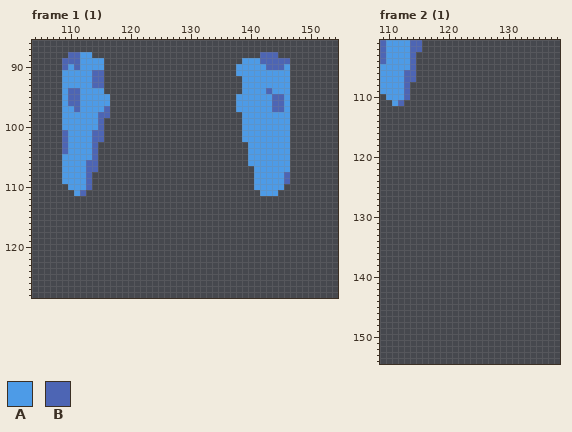
A pixel-art file gets an edit: resources/kid/unpacked/asesprite/body_arms/shirt_blue.aseprite. Above, as it was before the edit.
256x256 pixels, 64 frames. Shown: frame 1 (1): x 104..154, y 86..128; frame 2 (1): x 109..138, y 101..154. The commit also changed other frames, which this record leaves out.
Visible layers, top first: "idle", "running".
Palette (. is transparent): A #4d9be7  B #4d65b4
Pixels before, frame 1 (1), first column x 109:
 88 .BBAA............................BBB..
 89 BBBAAAA.......................AAABBBBB
 90 BABAAAA......................AAAAABBBA
 91 AAAAABB......................AAAAAAAAA
 92 AAAAABB.......................AAAAAAAA
 93 AAAAABB.......................AAAAAAAA
 94 ABBAAAA.......................AAAABAAA
 95 ABBAAAAA.....................AAAAAABBA
 96 ABBAAAAA.....................AAAAAABBA
 97 AABAAAAB.....................AAAAAABBA
 98 AAAAAABB......................AAAAAAAA
 99 AAAAAAB.......................AAAAAAAA
100 AAAAAAB.......................AAAAAAAA
101 BAAAABB.......................AAAAAAAA
102 BAAAABB.......................AAAAAAAA
103 BAAAAB.........................AAAAAAA
104 BAAAAB.........................AAAAAAA
105 AAAAAB.........................AAAAAAA
106 AAAABB.........................AAAAAAA
107 AAAABB..........................AAAAAA
108 AAAAB...........................AAAAAB
109 AAAAB...........................AAAAAB
110 .AAAB...........................AAAAA.
111 ..AB.............................AAA..
Pixels before, frame 2 (1), first column x 109:
101 BAAAABB
102 BAAAABB
103 BAAAAB.
104 BAAAAB.
105 AAAAAB.
106 AAAABB.
107 AAAABB.
108 AAAAB..
109 AAAAB..
110 .AAAB..
111 ..AB...
After:
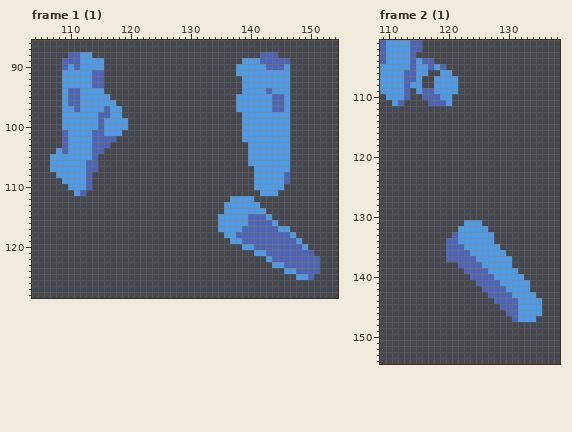
What changed:
Changed rows in their new state; - is an unchanged pixel.
Frame 1 (1), layer "strike":
first column x 107:
 96 ----------A--
 97 ----------AA-
 98 ----------AA-
 99 ---------AAAA
100 ---------AAAA
101 ---------AAA-
102 ---------BB--
103 --------BB---
104 -A------B----
105 AA-----------
106 AA-----------
107 AA-----------
108 -A-----------
first column x 135:
112 --AAAA-----------
113 -AAAAAA----------
114 -AAAAAAA---------
115 AAAAABBBA--------
116 AAAAABBBBA-------
117 AAAABBBBBBAA-----
118 -AABBBBBBBBBA----
119 --AABBBBBBBBBA---
120 ----AABBBBBBBBA--
121 ------AABBBBBBBB-
122 --------ABBBBBBBB
123 ---------AABBBBBB
124 -----------AABBBB
125 -------------AAB-
Frame 2 (1), layer "strike":
first column x 114:
104 -ABB----
105 -AABAB--
106 -AA--AA-
107 -A--AAAA
108 AA--AAAA
109 -ABBAAAA
110 --BBBAA-
111 ---BBBA-
first column x 120:
131 ---AAA----------
132 --AAAAA---------
133 -BAAAAAA--------
134 BBAAAAAA--------
135 BBBAAAAAA-------
136 BBBBAAAAAA------
137 BBBBBAAAAAA-----
138 --BBBBAAAAA-----
139 ---BBBBAAAAA----
140 ----BBBBAAAAA---
141 -----BBBBAAAAA--
142 ------BBBBAAAA--
143 -------BBBBAAAA-
144 --------BBBBAAAA
145 ---------BBBAAAA
146 ----------BBAAAA
147 -----------BAAA-
Where, in picture pixels (left, top, right, bottom), the same in both pictures:
added: (98, 100, 128, 154)
added: (50, 148, 62, 178)
added: (218, 196, 320, 280)
added: (410, 58, 458, 106)
added: (446, 220, 542, 322)
